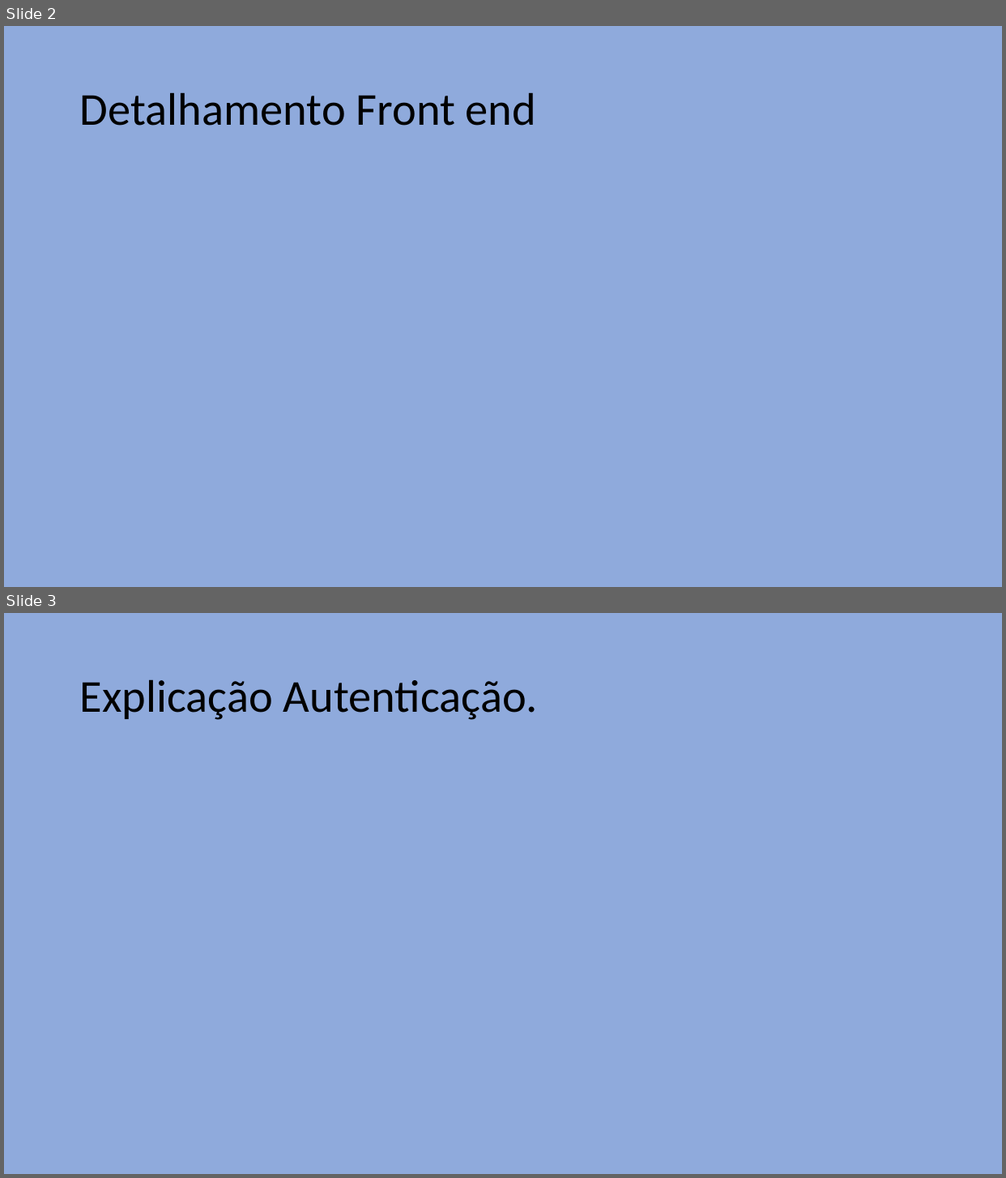
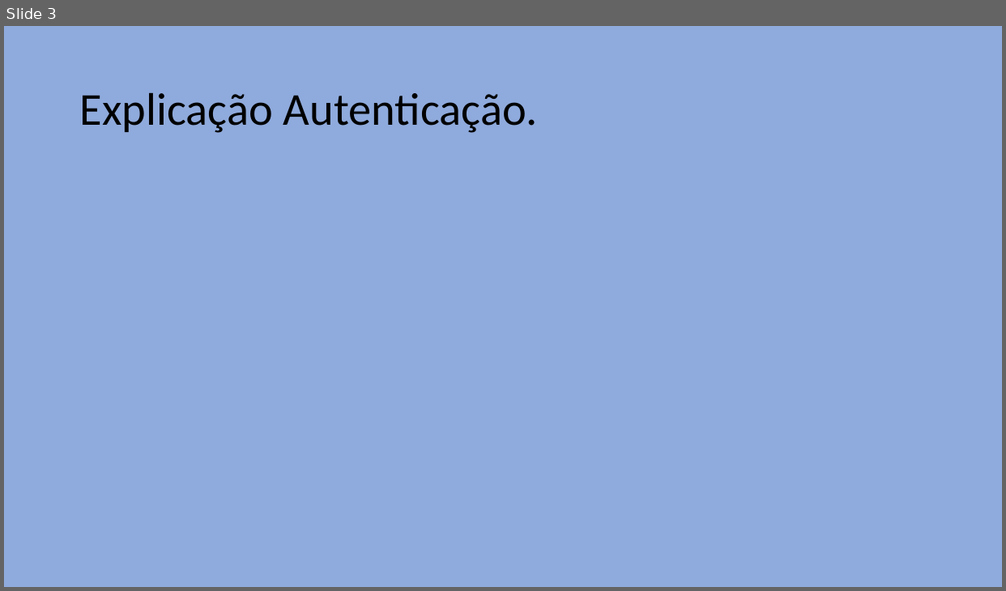
Before and after one commit to LuizOMartins/MEAN-STACK, a slide deck: Documentação/Apresentação.pptx. Shown one above the other, each under a label of ours: slides 2 and 3 before the commit, slide 3 after it. The pictures are 1006x1178 and 1006x591 pixels, drawn with LibreOffice and Linux fonts; fonts in the diff are those of the drawing. Boxes give left, top, right and bottom in pixels: in the first picture for what was removed or moved away, otherwise in the second. Text is boxed around its words. In the diff, an @@ line names an element or a change of style, - is before the commit and + after.

```diff
--- a/Documentação/Apresentação.pptx
+++ b/Documentação/Apresentação.pptx
@@ slide 2 removed at [4,26,1002,587], background #8FAADC @@
@@ title removed at [80,92,536,126] @@
-Detalhamento Front end
```
Also in this commit, not shown: 1 slide changed, 1 slide added, 1 other file.
